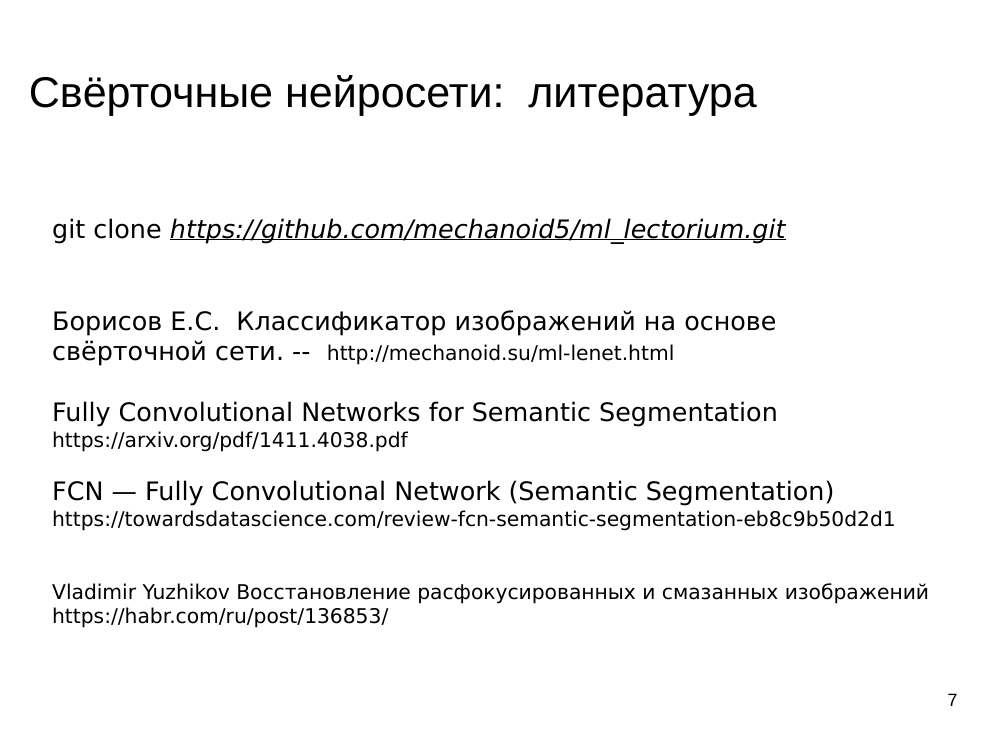
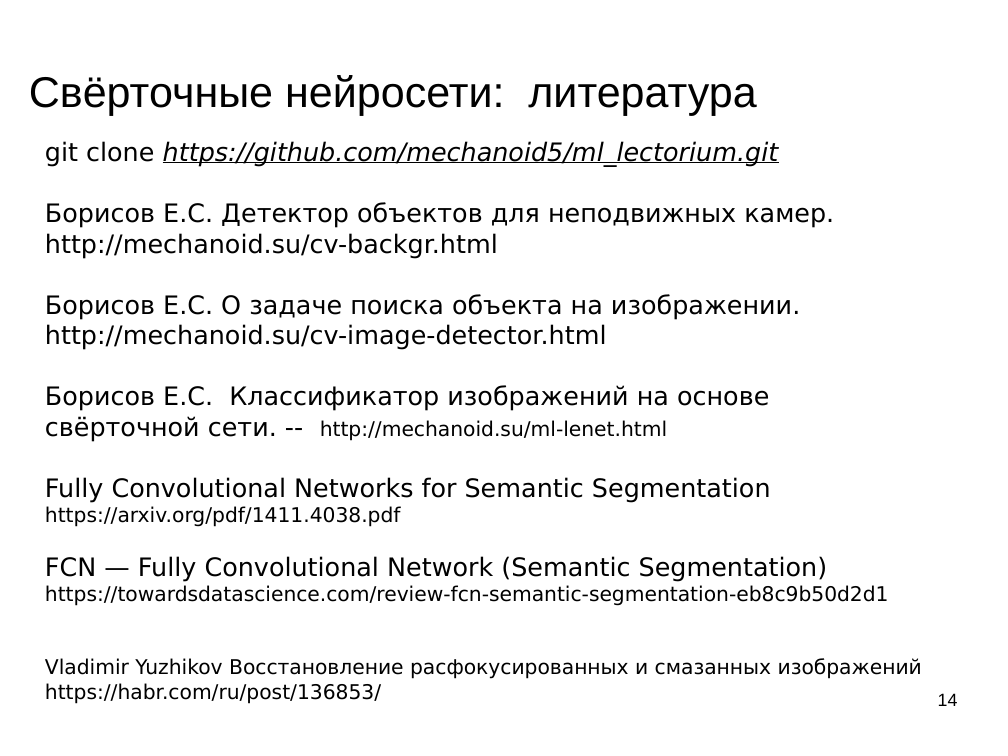
Before and after one commit to mechanoid5/ml_lectorium_legacy, a slide deck: slide 14 of 28-object-loc-img.odp (slide 7 before the commit). Drawn at 1008x756 pixels with LibreOffice and Linux fonts; fonts in the diff are those of the drawing; background and template pictures are left out. Boxes give left, top, right and bottom in pixels: in the first picture for what was removed or moved away, otherwise in the second. Text is boxed around its words. In the diff, an @@ line names an element or a change of style, - is before the commit and + after.

```diff
--- a/28-object-loc-img.odp
+++ b/28-object-loc-img.odp
@@ text "git clone https://github.com/mechanoid5/ml_lectorium.git": place and size @@
-text "git clone https://github.com/mechanoid5/ml_lectorium.git" at bbox=[52, 218, 929, 628]
+text "git clone https://github.com/mechanoid5/ml_lectorium.git" at bbox=[45, 141, 922, 704]
@@ text at bbox=[45, 202, 834, 350]: paragraphs added @@
+Борисов Е.С. Детектор объектов для неподвижных камер.
+http://mechanoid.su/cv-backgr.html
+Борисов Е.С. О задаче поиска объекта на изображении.
+http://mechanoid.su/cv-image-detector.html
@@ page number at bbox=[938, 693, 958, 706]: text changed @@
-7
+14
```
Also in this commit, not shown: 7 slides added, 9 other files.
